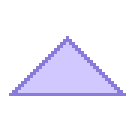
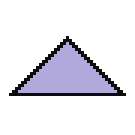
Comparing the layer stacks of the two 135x135 images. Changes:
painted on "Layer 4" over box(9, 36, 126, 96)
